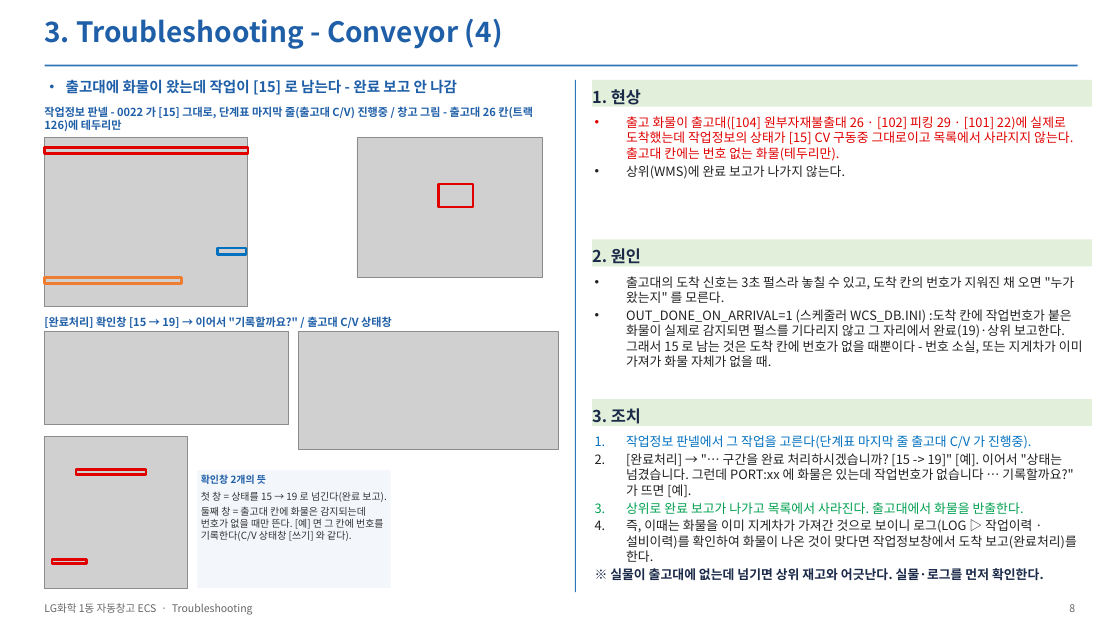
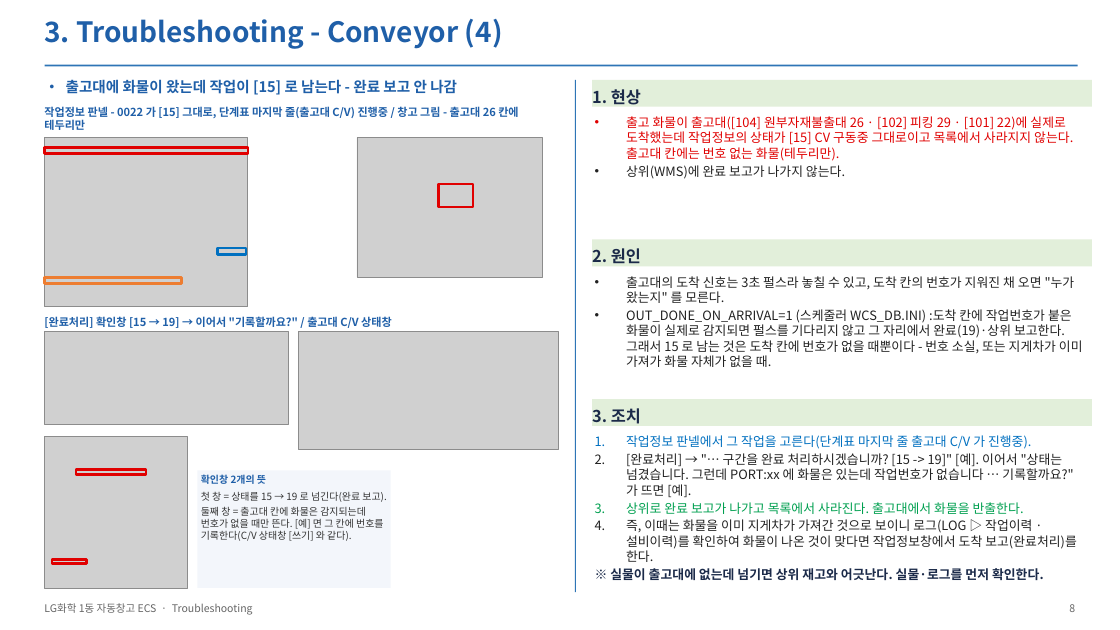
Before and after one commit to yeorijby-coder/LGLS_ALL, a slide deck: slide 8 of docs/산출물_20261110/05_ECS_Troubleshooting_1107.pptx. Drawn at 1120x630 pixels with LibreOffice and Linux fonts; fonts in the diff are those of the drawing; grey boxes stand for pictures. Boxes give left, top, right and bottom in pixels: in the first picture for what was removed or moved away, otherwise in the second. Text is boxed around its words. In the diff, an @@ line names an element or a change of style, - is before the commit and + after.

```diff
--- a/docs/산출물_20261110/05_ECS_Troubleshooting_1107.pptx
+++ b/docs/산출물_20261110/05_ECS_Troubleshooting_1107.pptx
@@ text at (44, 106, 518, 130): text changed @@
-작업정보 판넬 - 0022 가 [15] 그대로, 단계표 마지막 줄(출고대 C/V) 진행중 / 창고 그림 - 출고대 26 칸(트랙 126)에 테두리만
+작업정보 판넬 - 0022 가 [15] 그대로, 단계표 마지막 줄(출고대 C/V) 진행중 / 창고 그림 - 출고대 26 칸에 테두리만
```
Also in this commit, not shown: 6 other slides changed, 1 other file.
